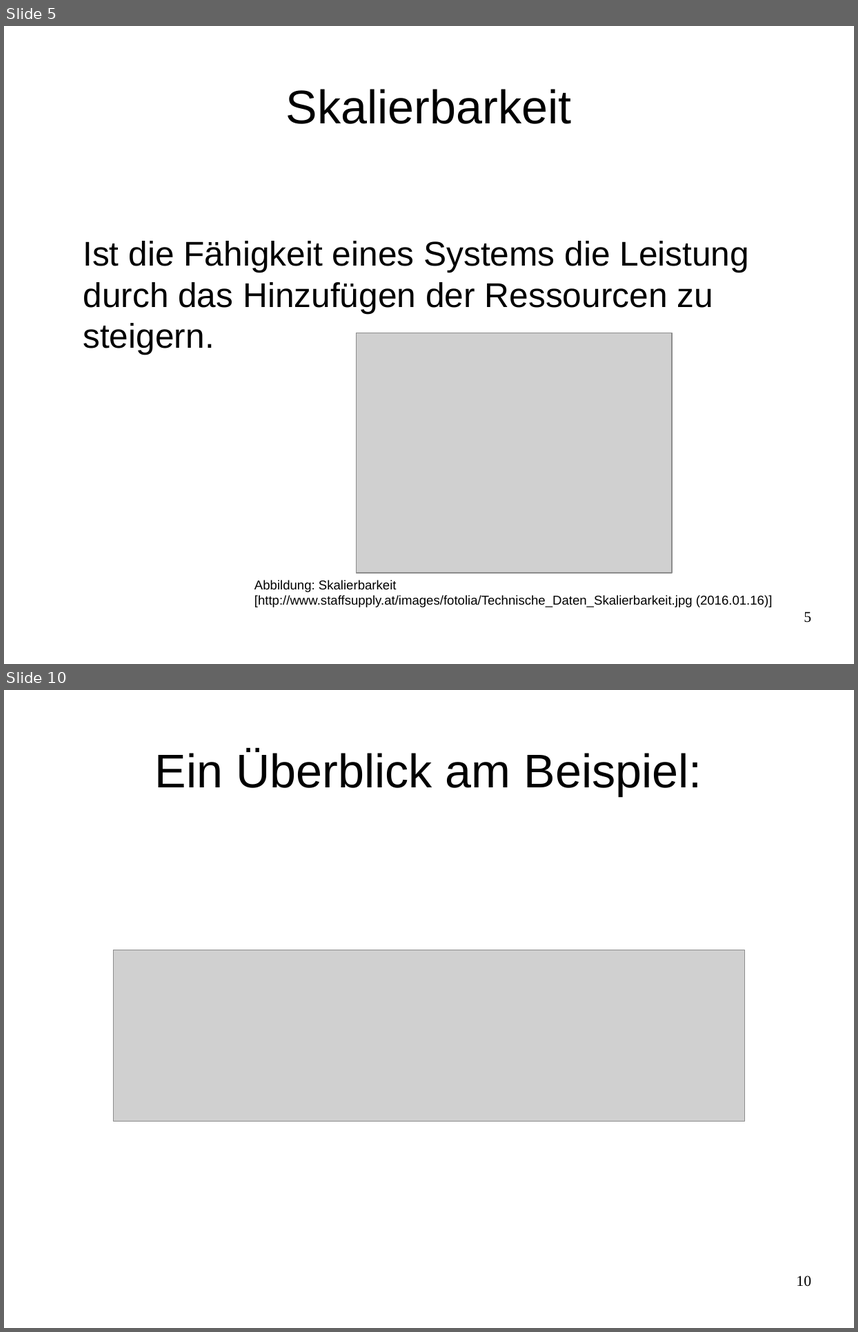
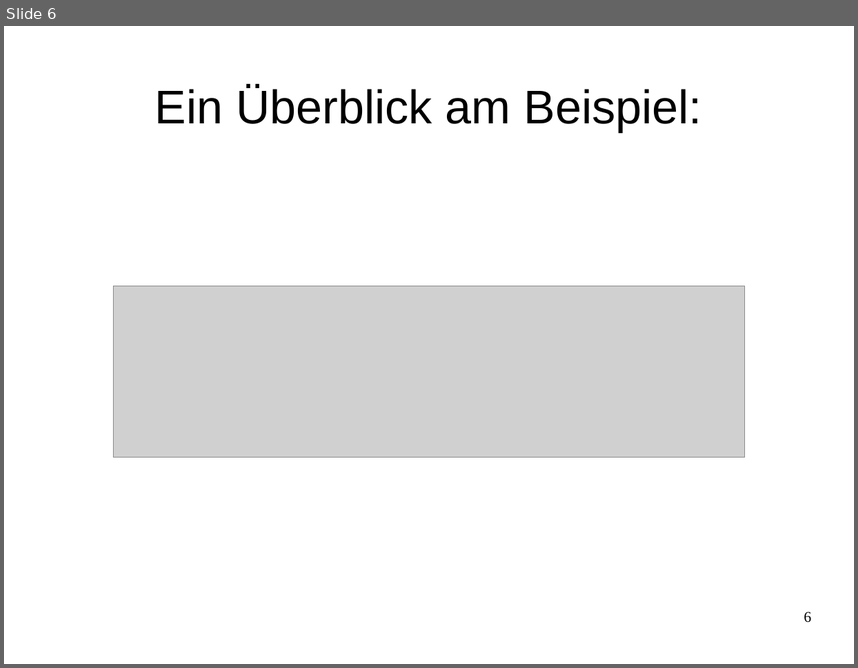
Before and after one commit to celentanos/inora, a slide deck: inora_vortrag_M.odp. Shown one above the other, each under a label of ours: slides 5 and 10 before the commit, slide 6 after it; the slides between them are not shown. The pictures are 858x1332 and 858x668 pixels, drawn with LibreOffice and Linux fonts; fonts in the diff are those of the drawing; grey boxes stand for pictures. Boxes give left, top, right and bottom in pixels: in the first picture for what was removed or moved away, otherwise in the second. Text is boxed around its words. In the diff, an @@ line names an element or a change of style, - is before the commit and + after.

```diff
--- a/inora_vortrag_M.odp
+++ b/inora_vortrag_M.odp
@@ slide 5 removed at bbox=[4, 26, 854, 664], background #FFFFFF @@
@@ title removed at bbox=[286, 89, 571, 124] @@
-Skalierbarkeit
@@ text removed at bbox=[83, 241, 749, 354] @@
-Ist die Fähigkeit eines Systems die Leistung durch das Hinzufügen der Ressourcen zu steigern.
@@ picture removed at bbox=[357, 333, 673, 573] @@
@@ text removed at bbox=[254, 579, 773, 607] @@
-Abbildung: Skalierbarkeit
-[http://www.staffsupply.at/images/fotolia/Technische_Daten_Skalierbarkeit.jpg (2016.01.16)]
@@ page number removed at bbox=[804, 611, 811, 622] @@
-5
@@ what was slide 10 is now slide 6 @@
@@ page number at bbox=[804, 611, 811, 622]: text changed @@
-10
+6
```
Also in this commit, not shown: 8 slides changed, 6 slides added, 8 other slides removed, 3 other files.
